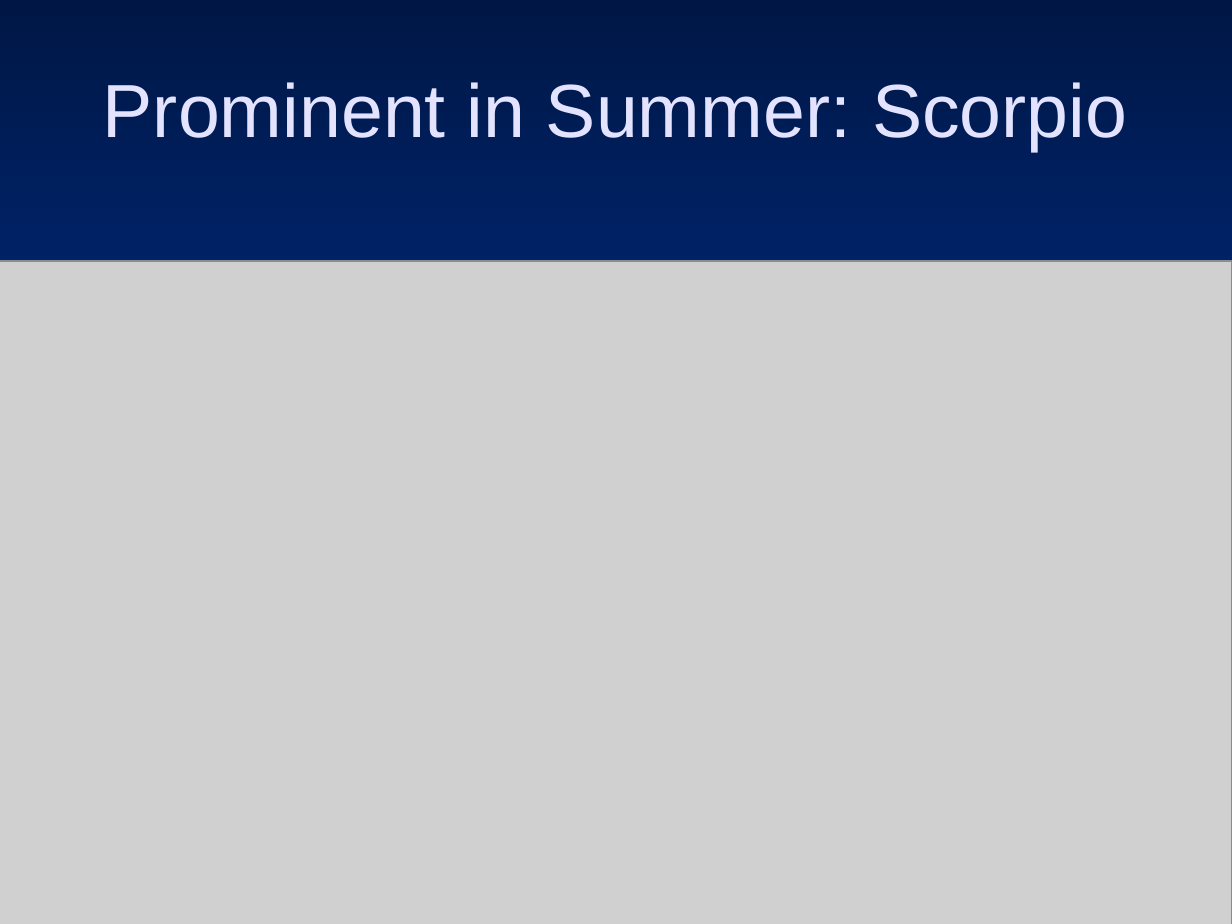
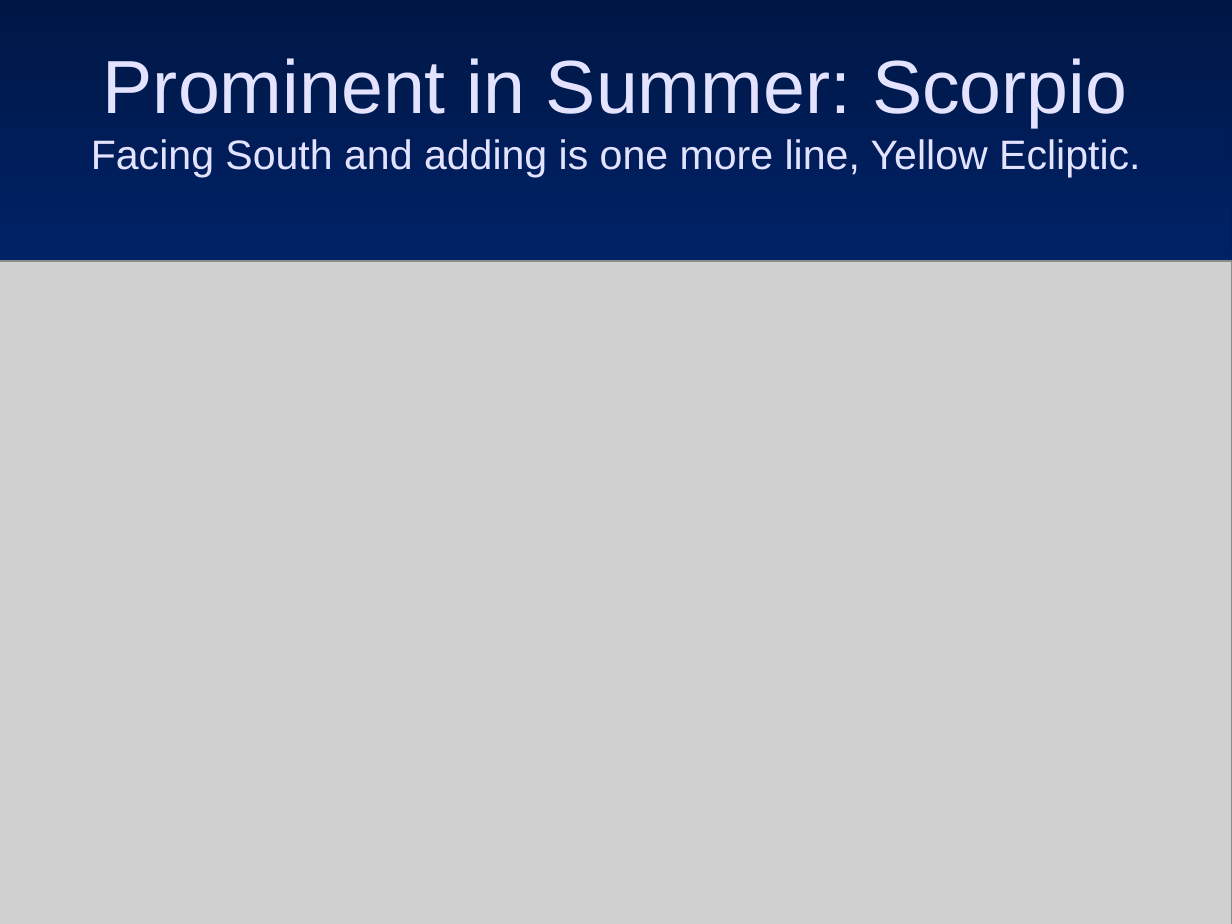
Before and after one commit to ForrestErickson/Asterisms_and_Constelations, a slide deck: slide 13 of Asterisms_and_Constelations.ppt (slide 11 before the commit). Drawn at 1232x924 pixels with LibreOffice and Linux fonts; fonts in the diff are those of the drawing; grey boxes stand for pictures. Boxes give left, top, right and bottom in pixels: in the first picture for what was removed or moved away, otherwise in the second. Text is boxed around its words. In the diff, an @@ line names an element or a change of style, - is before the commit and + after.

```diff
--- a/Asterisms_and_Constelations.ppt
+++ b/Asterisms_and_Constelations.ppt
@@ freeform shape at <box>0,0,1231,657</box>: outline redrawn @@
@@ title at <box>91,58,1140,177</box>: text changed; size 44 to 24 pt @@
-Prominent in Summer: Scorpio
+Prominent in Summer: Scorpio
+Facing South and adding is one more line, Yellow Ecliptic.
```
Also in this commit, not shown: 15 other slides changed, 2 slides added, 1 other file.
